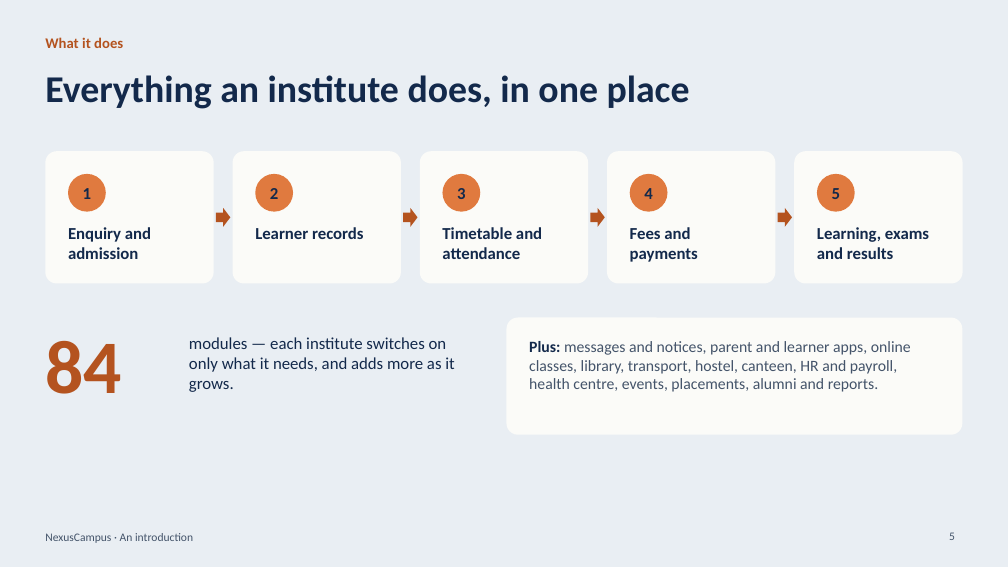
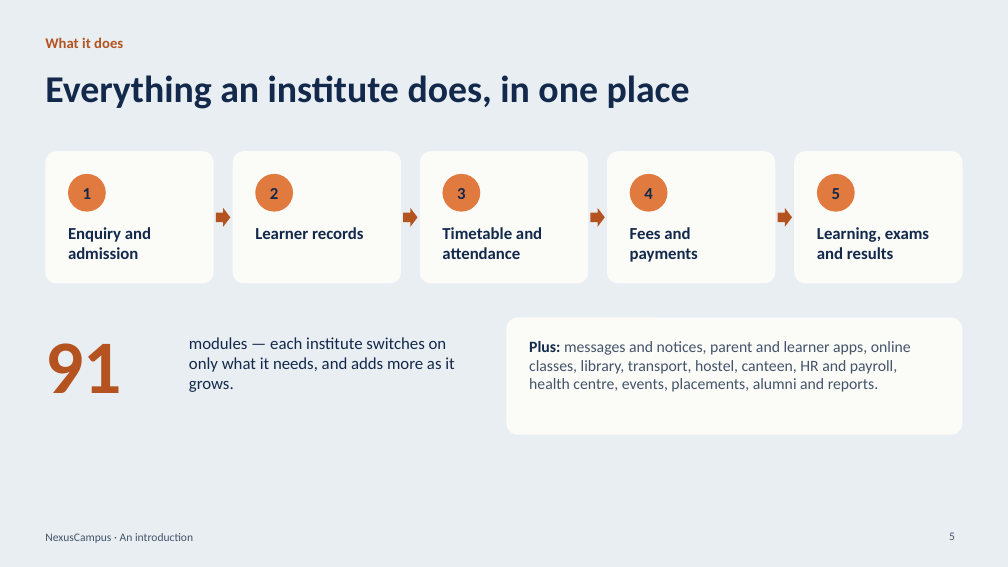
Before and after one commit to kathiravan348/NexusCampus-AI, a slide deck: slide 5 of docs/presentation/NexusCampus-Introduction.pptx. Drawn at 1008x567 pixels with LibreOffice and Linux fonts; fonts in the diff are those of the drawing. Boxes give left, top, right and bottom in pixels: in the first picture for what was removed or moved away, otherwise in the second. Text is boxed around its words. In the diff, an @@ line names an element or a change of style, - is before the commit and + after.

```diff
--- a/docs/presentation/NexusCampus-Introduction.pptx
+++ b/docs/presentation/NexusCampus-Introduction.pptx
@@ text at box(45, 343, 122, 393): text changed @@
-84
+91
```
Also in this commit, not shown: 13 other files.
